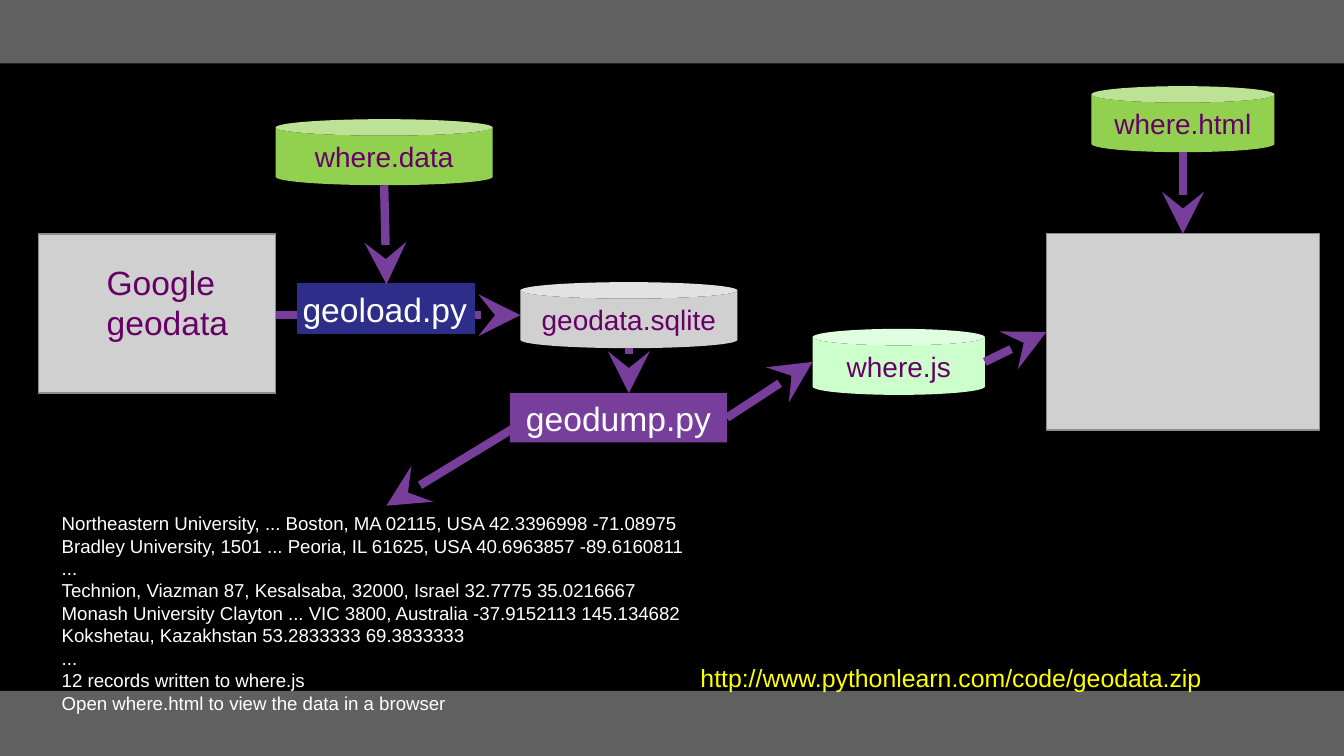
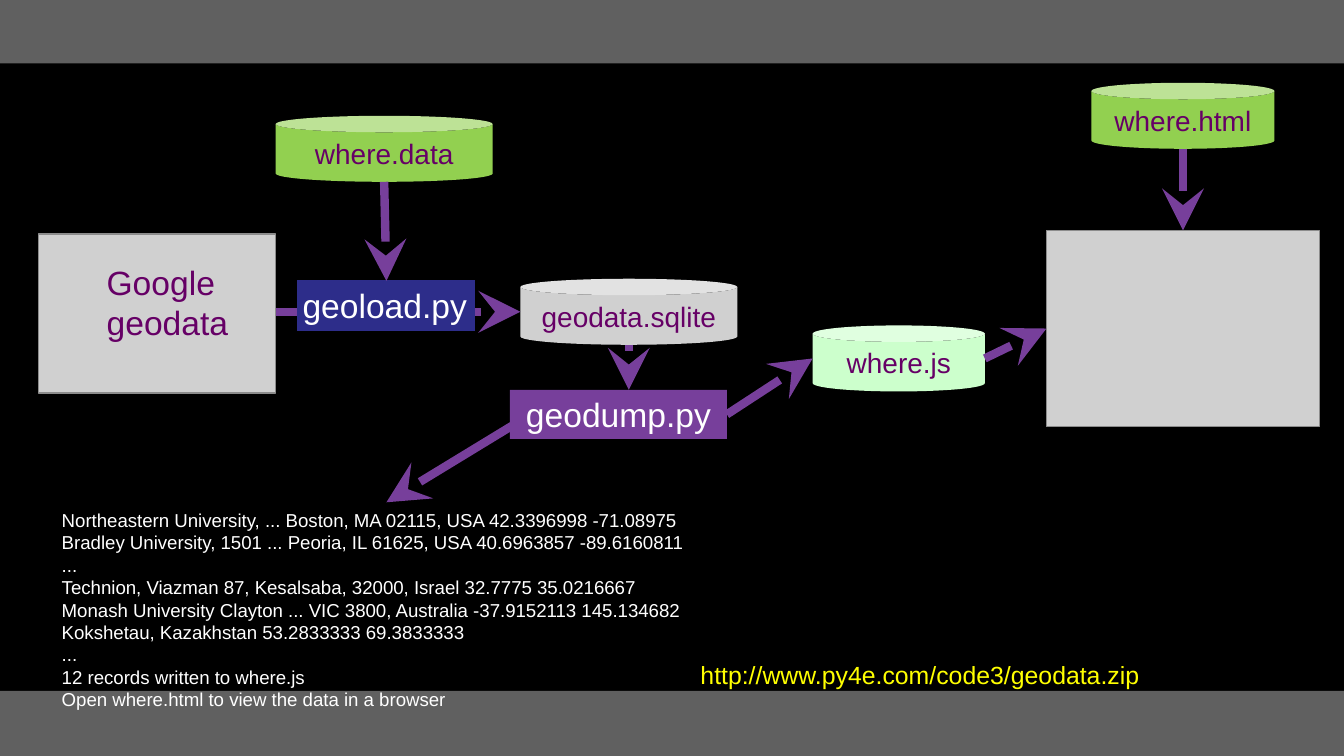
Before and after one commit to csev/py4e, a slide deck: slide 6 of lectures3/Pythonlearn-16-Data-Viz.pptx. Drawn at 1344x756 pixels with LibreOffice and Linux fonts; fonts in the diff are those of the drawing; grey boxes stand for pictures. Boxes give left, top, right and bottom in pixels: in the first picture for what was removed or moved away, otherwise in the second. Text is boxed around its words. In the diff, an @@ line names an element or a change of style, - is before the commit and + after.

```diff
--- a/lectures3/Pythonlearn-16-Data-Viz.pptx
+++ b/lectures3/Pythonlearn-16-Data-Viz.pptx
@@ 7 arrows, 2 pictures, 2 rectangles, 2 cylinders: place and size @@
-7 arrows, 2 pictures, 2 rectangles, 2 cylinders at (276, 120, 1320, 505)
+7 arrows, 2 pictures, 2 rectangles, 2 cylinders at (276, 116, 1320, 503)
@@ text "Northeastern University, ... Boston, MA ...": place and size @@
-text "Northeastern University, ... Boston, MA ..." at (62, 516, 683, 714)
+text "Northeastern University, ... Boston, MA ..." at (62, 513, 683, 710)
@@ text at (700, 666, 1139, 689): text changed @@
-http://www.pythonlearn.com/code/geodata.zip
+http://www.py4e.com/code3/geodata.zip
```
Also in this commit, not shown: 6 other slides changed, 1 other file.
